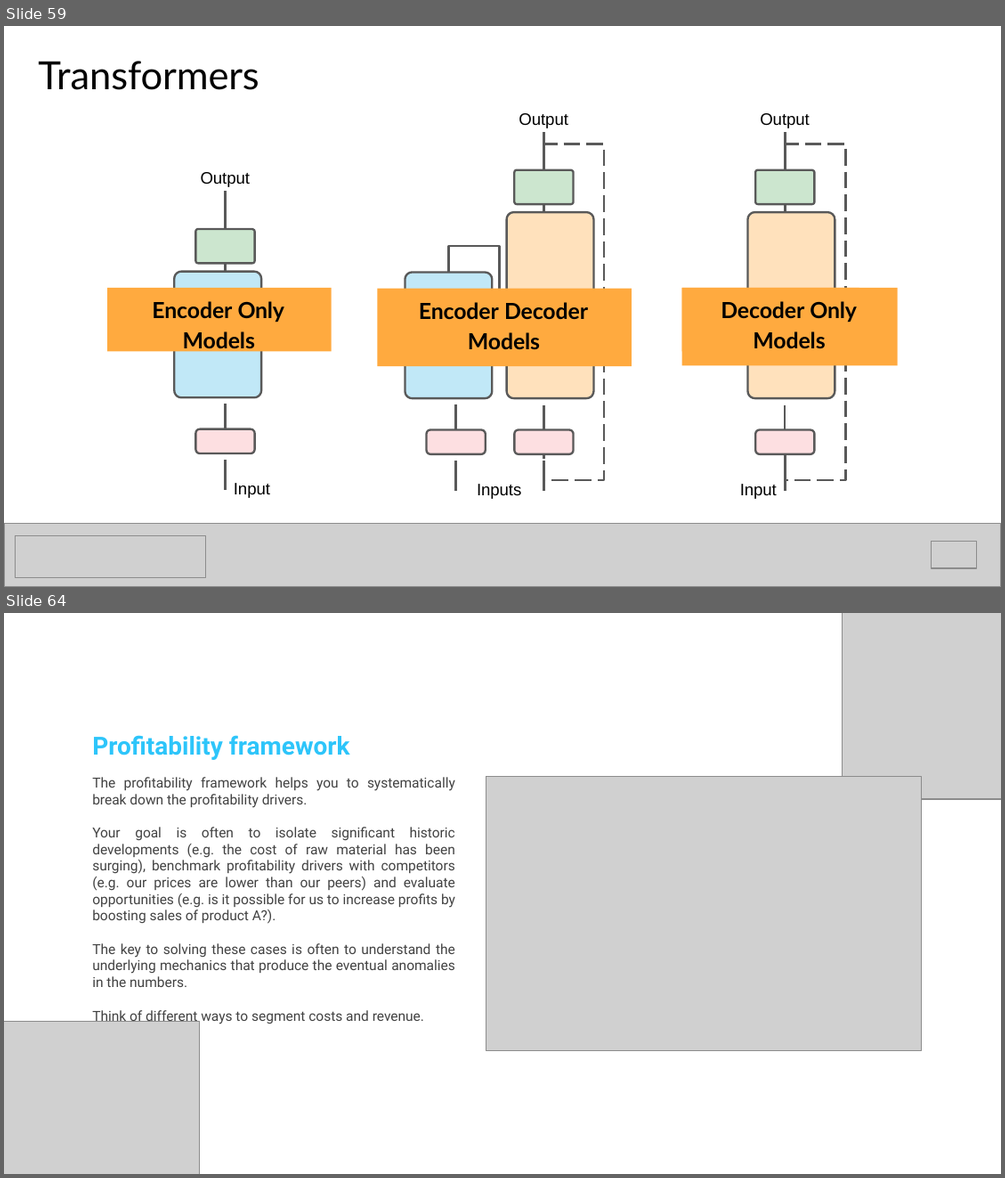
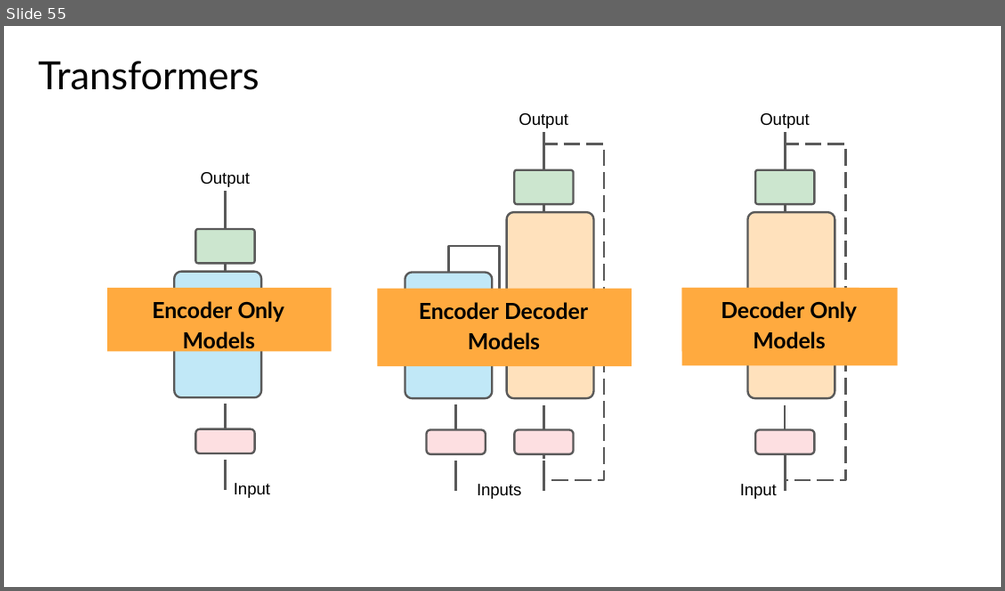
Before and after one commit to DSML-bootcamp/w8-nbs, a slide deck: D2/1. GenAI Intro.pptx. Shown one above the other, each under a label of ours: slides 59 and 64 before the commit, slide 55 after it; the slides between them are not shown. The pictures are 1005x1178 and 1005x591 pixels, drawn with LibreOffice and Linux fonts; fonts in the diff are those of the drawing; grey boxes stand for pictures; background and template pictures are left out. Boxes give left, top, right and bottom in pixels: in the first picture for what was removed or moved away, otherwise in the second. Text is boxed around its words. In the diff, an @@ line names an element or a change of style, - is before the commit and + after.

```diff
--- a/D2/1. GenAI Intro.pptx
+++ b/D2/1. GenAI Intro.pptx
@@ slide 64 removed at bbox=[4, 613, 1001, 1174], background picture (left out) @@
@@ picture removed at bbox=[842, 613, 1001, 799] @@
@@ text removed at bbox=[92, 735, 350, 760] @@
-Profitability framework
@@ text removed at bbox=[92, 777, 455, 1024] @@
-The profitability framework helps you to systematically break down the profitability drivers.
-Your goal is often to isolate significant historic developments (e.g. the cost of raw material has been surging), benchmark profitability drivers with competitors (e.g. our prices are lower than our peers) and evaluate opportunities (e.g. is it possible for us to increase profits by boosting sales of product A?).
-The key to solving these cases is often to understand the underlying mechanics that produce the eventual anomalies in the numbers.
-Think of different ways to segment costs and revenue.
@@ picture removed at bbox=[486, 777, 921, 1051] @@
@@ picture removed at bbox=[4, 1021, 200, 1174] @@
@@ what was slide 59 is now slide 55 @@
@@ slide 55 changed as well @@
@@ picture removed at bbox=[4, 524, 1001, 586] @@
@@ picture removed at bbox=[15, 535, 205, 577] @@
@@ picture removed at bbox=[931, 541, 976, 568] @@
```
Also in this commit, not shown: 28 other slides changed, 15 other slides removed.
